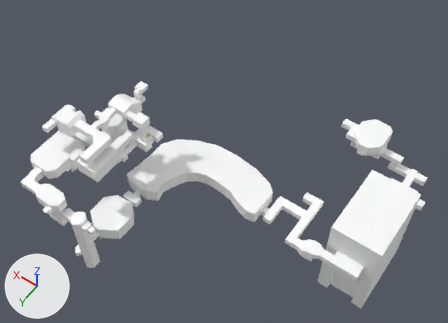
Before and after pictures for a commit that changed the glTF model Models/level-7.glb.
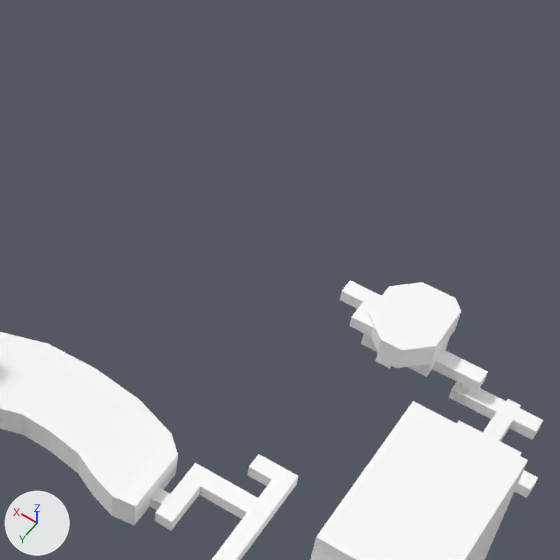
Each version is shown whole from a camera (50 mm lens) standing at (-186.0, 175.0, 264.0) and looking at (-49.0, -17.0, -37.0), then close up on the part from 44% to 97% of the width and 0% to 73% of the height. Every picture has the same lights, and +X, +Y and +Z are marked at lower left. The older version's two pictures come first. Vertices at exactly the same position are counted once.

The first close-up shows 'level-7'.
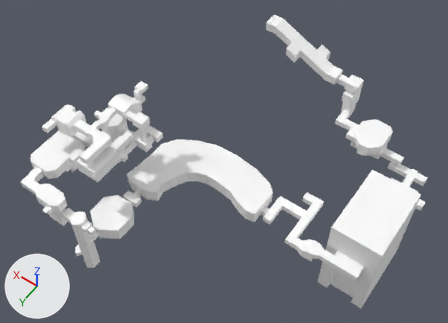
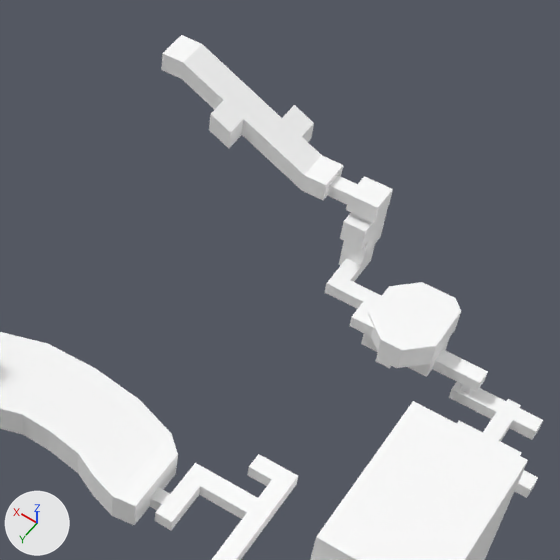
Commit message: working on level 7

Location of each change, (x1, y1, x2, y2) in pixels of the close-ups (560 x 560 px):
'level-7', reshaped
    before: (0, 280, 543, 560)
    after: (0, 35, 543, 560)
part 1 of me_level_7, built on
    after: (161, 35, 393, 300)

Patch to the scene script:
```diff
--- a/Models/level-7.glb.py
+++ b/Models/level-7.glb.py
@@ me_level_7 @@
 # used by ob_level_7; location = (0.0, 0.0, 0.0)
-me_level_7.from_pydata(...)  # 2209 vertices, 4384 faces; spans x -160.0..28.0, y -114.0..82.0, z -93.0..12.0
+me_level_7.from_pydata(...)  # 2491 vertices, 4948 faces; spans x -160.0..28.0, y -126.0..82.0, z -93.0..12.0
+# me_level_7 part 1
+# 2 faces are deleted
+# 177 vertices are added at x -90.0..-18.0, y -126.0..-99.0, z -55.0..-6.0
+# 59 new vertices lie (0.0, 0.0, 4.0) away from vertices in x -90.0..-18.0, y -126.0..-102.0, z -55.0..-12.0
+# 32 new vertices lie (0.0, 5.0, 0.0) away from vertices in x -88.0..-21.0, y -117.0, z -32.0..-6.0
+# 8 new vertices lie (4.0, 0.0, 2.0) away from vertices in x -60.0..-46.0, y -119.0..-109.0, z -29.0..-16.0
+# 6 new vertices lie (0.0, 0.0, 7.0) away from vertices in x -89.0..-82.0, y -121.0..-111.0, z -41.0
+# 566 new faces join them
 me_level_7.materials.append(mat_defaultmaterial)
```
